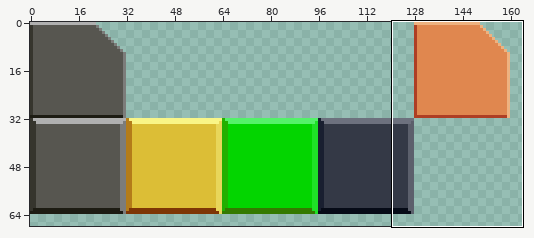
Edited in one commit: pixel-art file (Asesprite/UI.aseprite). The picture above shows the old version from afar; the outline marks the close-up.
Close-up. Old version:
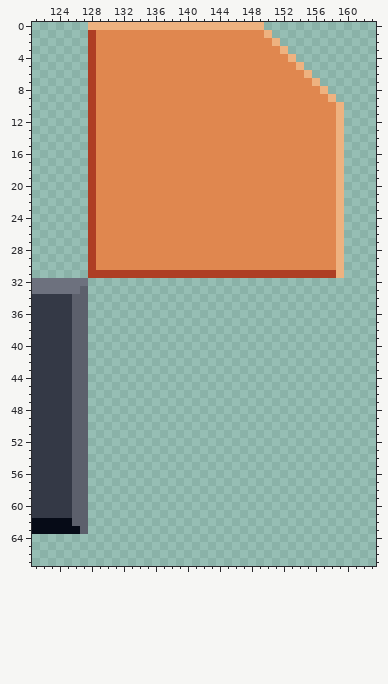
256x256 pixels, 1 frame. Shown: x 121..163, y 0..67. The wide view leaves out empty margins.
And afterwards:
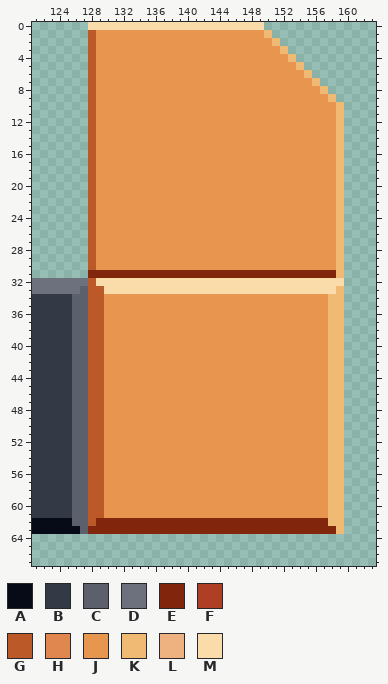
Palette (. is transparent): A #060b17  B #343946  C #5c606c  D #6d717e  E #81260c  F #ae3e24  G #bb5a28  H #e0874f  J #e89550  K #f0b974  L #eeb280  M #f9dca9
What changed:
y 0: x 128..149 LLLLLLLLLLLLLLLLLLLLLL -> MMMMMMMMMMMMMMMMMMMMMM
y 1: x 128..150 FHHHHHHHHHHHHHHHHHHHHHL -> GJJJJJJJJJJJJJJJJJJJJJK
y 2: x 128..151 FHHHHHHHHHHHHHHHHHHHHHHL -> GJJJJJJJJJJJJJJJJJJJJJJK
y 3: x 128..152 FHHHHHHHHHHHHHHHHHHHHHHHL -> GJJJJJJJJJJJJJJJJJJJJJJJK
y 4: x 128..153 FHHHHHHHHHHHHHHHHHHHHHHHHL -> GJJJJJJJJJJJJJJJJJJJJJJJJK
y 5: x 128..154 FHHHHHHHHHHHHHHHHHHHHHHHHHL -> GJJJJJJJJJJJJJJJJJJJJJJJJJK
y 6: x 128..155 FHHHHHHHHHHHHHHHHHHHHHHHHHHL -> GJJJJJJJJJJJJJJJJJJJJJJJJJJK
y 7: x 128..156 FHHHHHHHHHHHHHHHHHHHHHHHHHHHL -> GJJJJJJJJJJJJJJJJJJJJJJJJJJJK
y 8: x 128..157 FHHHHHHHHHHHHHHHHHHHHHHHHHHHHL -> GJJJJJJJJJJJJJJJJJJJJJJJJJJJJK
y 9: x 128..158 FHHHHHHHHHHHHHHHHHHHHHHHHHHHHHL -> GJJJJJJJJJJJJJJJJJJJJJJJJJJJJJK
y 10..30: x 128..159 FHHHHHHHHHHHHHHHHHHHHHHHHHHHHHHL -> GJJJJJJJJJJJJJJJJJJJJJJJJJJJJJJK
y 31: x 128..159 FFFFFFFFFFFFFFFFFFFFFFFFFFFFFFFL -> EEEEEEEEEEEEEEEEEEEEEEEEEEEEEEEK
y 32: x 128..159 ................................ -> GMMMMMMMMMMMMMMMMMMMMMMMMMMMMMMM
y 33: x 128..159 ................................ -> GGMMMMMMMMMMMMMMMMMMMMMMMMMMMMMK
y 34..61: x 128..159 ................................ -> GGJJJJJJJJJJJJJJJJJJJJJJJJJJJJKK
y 62: x 128..159 ................................ -> GEEEEEEEEEEEEEEEEEEEEEEEEEEEEEKK
y 63: x 128..159 ................................ -> EEEEEEEEEEEEEEEEEEEEEEEEEEEEEEEK
Changed places in both close-ups, as pixel boxes (x1, y1, x2, y2):
changed: (88, 22, 344, 534)
